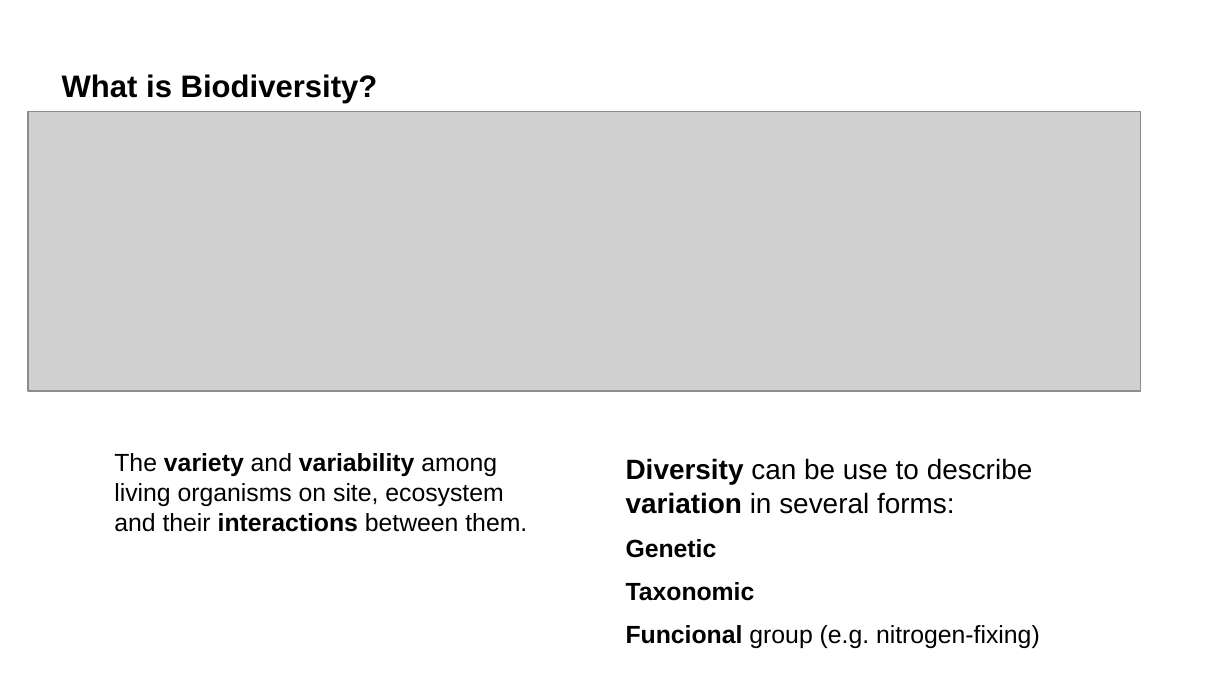
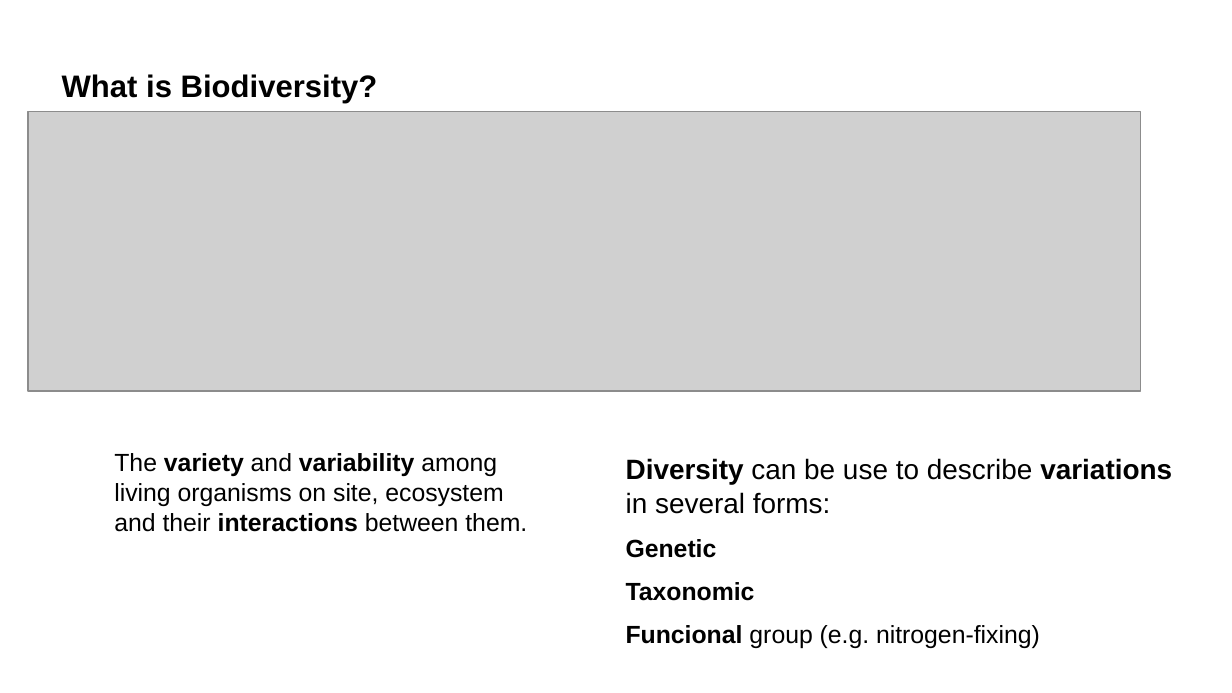
Before and after one commit to vincentmanz/Metagenomics_2024, a slide deck: slide 2 of Day_2/diversity indices.odp. Drawn at 1232x693 pixels with LibreOffice and Linux fonts; fonts in the diff are those of the drawing; grey boxes stand for pictures. Boxes give left, top, right and bottom in pixels: in the first picture for what was removed or moved away, otherwise in the second. Text is boxed around its words. In the diff, an @@ line names an element or a change of style, - is before the commit and + after.

```diff
--- a/Day_2/diversity indices.odp
+++ b/Day_2/diversity indices.odp
@@ text at box(626, 458, 1172, 514): text changed @@
-Diversity can be use to describe variation in several forms:
+Diversity can be use to describe variations in several forms:
```
Also in this commit, not shown: 8 other slides changed, 18 slides added, 7 slides removed, 1 other file.
